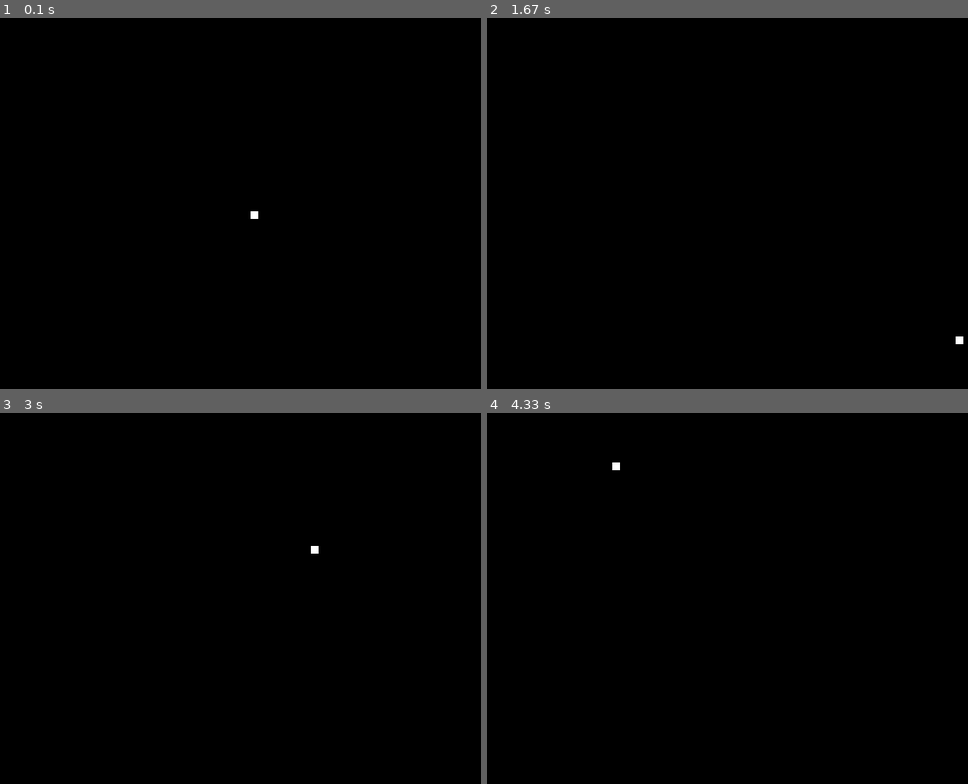
Above: before the commit, frames 1-4 (two rows, left to right).
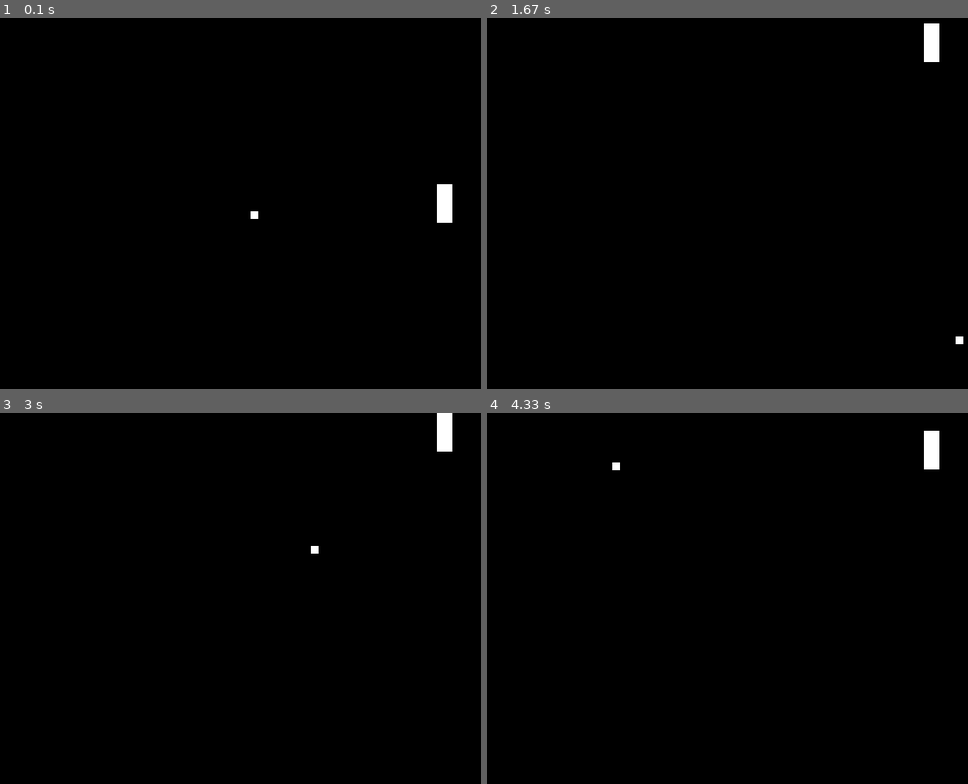
Above: after the commit, the same moments.

Repository: iagosousacc/python
Game: pygame game, started from oficinas/30-05-2017/pong.py
Two runs of this game, one before a commit and one after it. Both use one fixed random seed, a clock stepped at 60 frames per second and the inputs below.
Inputs:
- Up to frame 1 (0.1 s): no input
- Up to frame 2 (1.67 s): hold Up 0.33-0.8 s; hold Down 0.83-1.13 s; hold Up 1.17-1.53 s; hold Down from 1.57 s (still down)
- Up to frame 3 (3 s): release Down at 1.93 s; hold Up 1.97-2.27 s; hold Down 2.3-2.6 s; hold Up from 2.63 s (still down)
- Up to frame 4 (4.33 s): release Up at 3 s; hold Down 3.03-3.4 s; hold Up 3.43-3.73 s; hold Down 3.77-4.07 s; hold Up from 4.1 s (still down)

The runs differ from the first frame. In frame 1, 0.3% of the frame differs, in the area x 90-95%, y 44-56%; in frame 2, 0.3%; in frame 3, 0.3%; in frame 4, 0.3%.

Commit message:
Terminando o codigo do dia 30

Diff:
--- a/oficinas/30-05-2017/pong.py
+++ b/oficinas/30-05-2017/pong.py
@@ -41,6 +41,31 @@
         if self.retangulo.right >= self.tamTela[0]:
             self.direcao[0] *= -1
 
+class Jogador():
+    def __init__(self, tamTela):
+        self.tamTela = tamTela
+        self.centerX = tamTela[0] - 59
+        self.centerY = int(tamTela[1] * 0.5)
+
+        self.tamX = 10
+        self.tamY = 25
+
+        self.retangulo = pygame.Rect(self.centerX - self.tamX,
+                                     self.centerY - self.tamY,
+                                     self.tamX*2, self.tamY*2)
+        self.direcao = 0
+        self.velocidade = 8
+    def desenhar(self, tela):
+        pygame.draw.rect(tela, BRANCO, self.retangulo, 0)
+    def update(self):
+        self.centerY += self.direcao * self.velocidade
+        self.retangulo.center = (self.centerX, self.centerY)
+
+        if self.retangulo.top <= 0:
+            self.retangulo.top = 0
+        if self.retangulo.bottom >= self.tamTela[1] - 1:
+            self.retangulo.bottom = self.tamTela[1] - 1
+
 
 # Definir cores padrões
 BRANCO = (255, 255, 255)
@@ -65,6 +90,9 @@
     # Criando o pong
     pong = Pong(tamanhoTela)
     pong.direcao = [1, 1]
+
+    # Barra do jogador
+    jogador = Jogador(tamanhoTela)
 
     # Precisamos tratar o jogo dentro de um loop que é executaro até
     # que mandemos ele parar. Para isso utilizaremos uma variável que
@@ -91,6 +119,13 @@
             # de fechar ( o X na tela ) definiremos o valor de rodando para False.
             if evento.type == pygame.QUIT:
                 rodando = False
+            if evento.type == KEYDOWN:
+                if evento.key == K_UP:
+                    jogador.direcao = -1
+                elif evento.key == K_DOWN:
+                    jogador.direcao = 1
+            if evento.type == KEYUP:
+                jogador.direcao = 0
 
         # Para cada vez que uma iteração for tratada o jogo precisa
         # apagar o que tinha anteriormente na janela. Para isso a
@@ -102,10 +137,12 @@
         # Aqui trataremos todas as modificações nos objetos do jogo.
         #  /* Insira código */
         pong.update()
+        jogador.update()
 
         # Agora pedimos para o pygame desenhar todos os objetos na tela.
         #  /* Insira código */
         pong.desenhar(tela)
+        jogador.desenhar(tela)
 
         # Apos processar todas as modificações e desenhar tudo na tela
         # agora mandamos o pygame mostrar a próxima tela.
